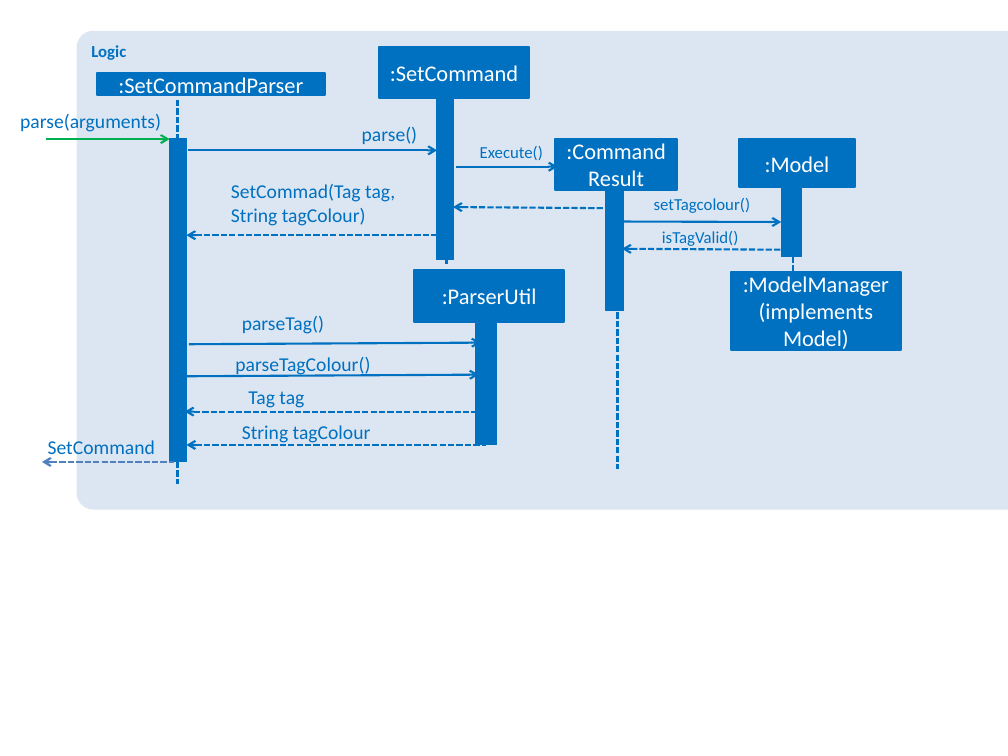
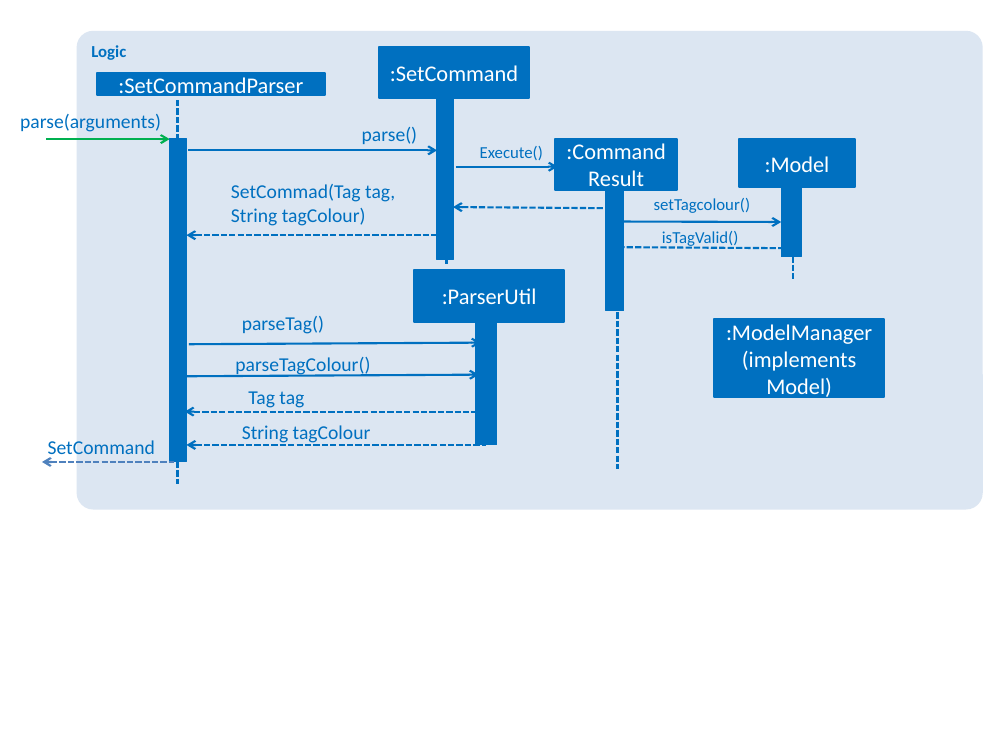
Before and after one commit to reposense/main, a slide deck: slide 1 of docs/diagrams/SetTagCommandSequence.pptx. Drawn at 1008x756 pixels with LibreOffice and Linux fonts; fonts in the diff are those of the drawing. Boxes give left, top, right and bottom in pixels: in the first picture for what was removed or moved away, otherwise in the second. Text is boxed around its words. In the diff, an @@ line names an element or a change of style, - is before the commit and + after.

```diff
--- a/docs/diagrams/SetTagCommandSequence.pptx
+++ b/docs/diagrams/SetTagCommandSequence.pptx
@@ rounded rectangle "Logic": place and size @@
-rounded rectangle "Logic" at <box>77,31,1008,510</box>
+rounded rectangle "Logic" at <box>77,31,983,510</box>
@@ arrow moved from (622, 249) - (794, 250) to (609, 247) - (781, 248) @@
@@ rectangle ":ModelManager (implements Model)": place and size @@
-rectangle ":ModelManager (implements Model)" at <box>731,272,901,351</box>
+rectangle ":ModelManager (implements Model)" at <box>714,320,884,398</box>
```
Also in this commit, not shown: 8 other files.
